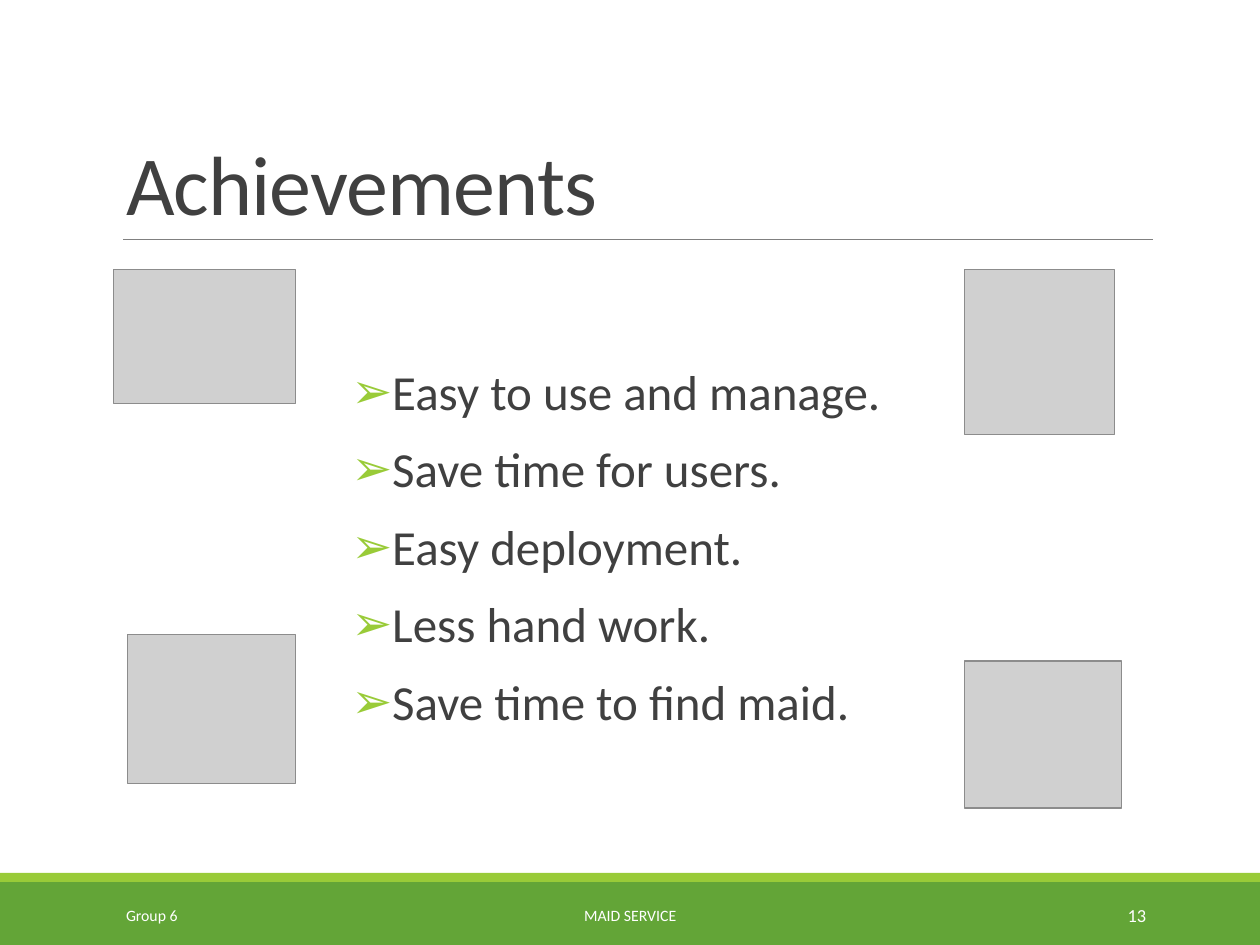
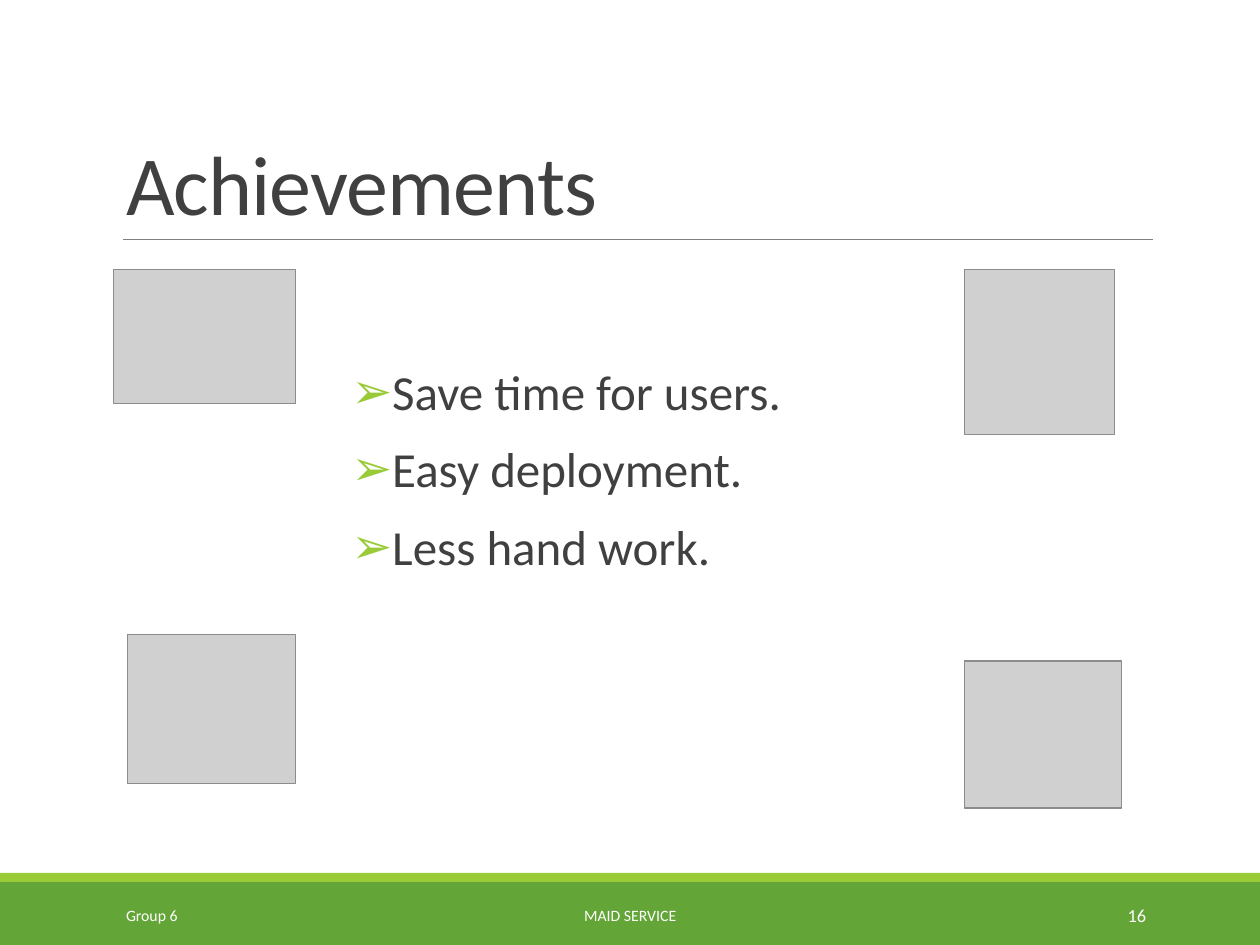
Before and after one commit to TuanBT/ms-website, a slide deck: slide 16 of Presentation/MS_Slide.pptx (slide 13 before the commit). Drawn at 1260x945 pixels with LibreOffice and Linux fonts; fonts in the diff are those of the drawing; grey boxes stand for pictures. Boxes give left, top, right and bottom in pixels: in the first picture for what was removed or moved away, otherwise in the second. Text is boxed around its words. In the diff, an @@ line names an element or a change of style, - is before the commit and + after.

```diff
--- a/Presentation/MS_Slide.pptx
+++ b/Presentation/MS_Slide.pptx
@@ text at <box>392,376,880,419</box>: paragraph removed @@
-➢ Easy to use and manage.
@@ text at <box>392,686,849,721</box>: paragraph removed @@
-➢ Save time to find maid.
@@ page number at <box>1128,909,1147,922</box>: text changed @@
-13
+16
```
Also in this commit, not shown: 8 other slides changed, 5 slides added, 1 slide removed.
